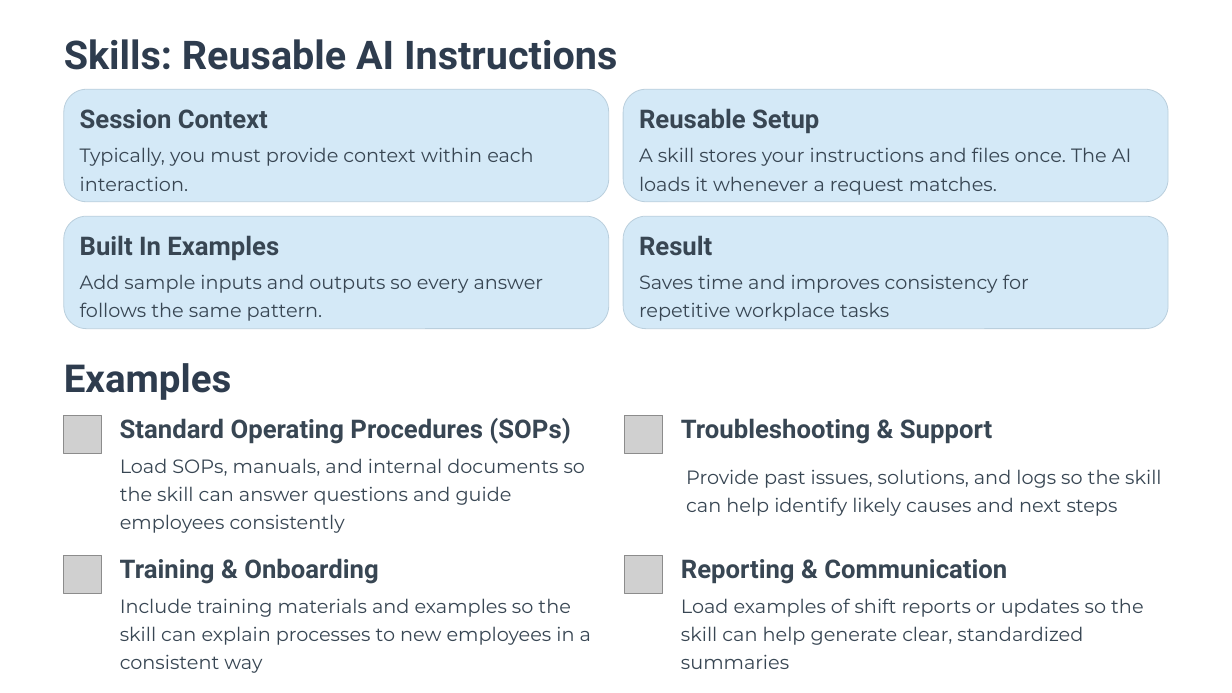
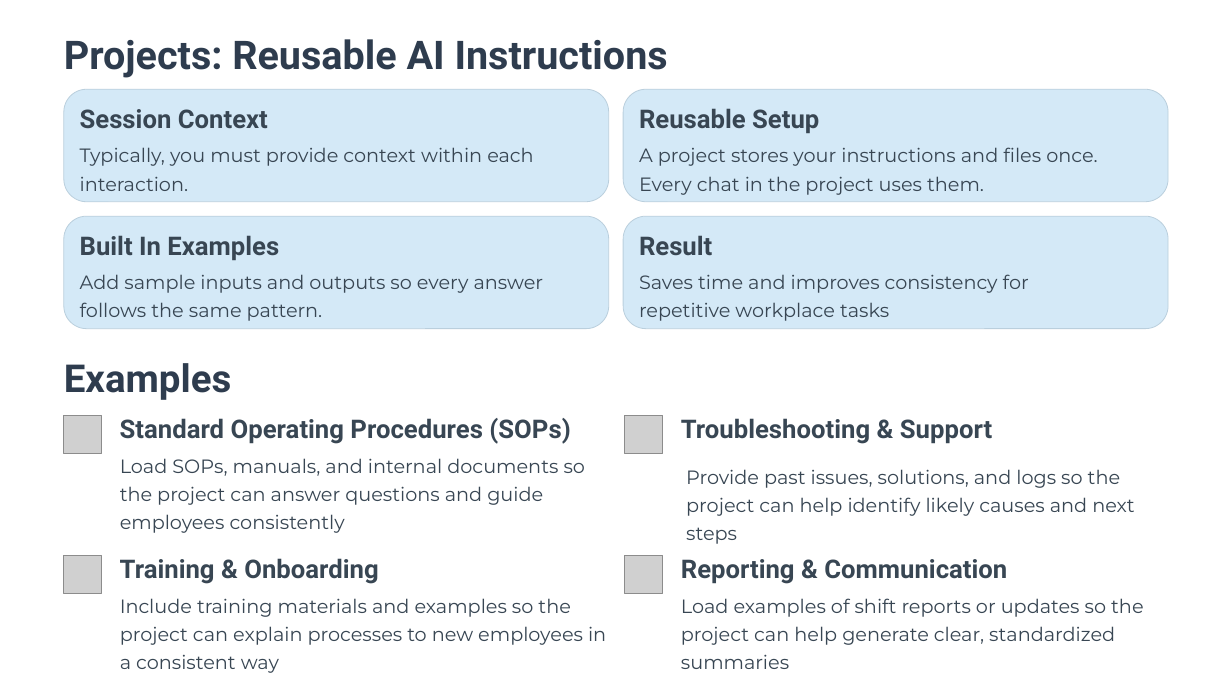
Before and after one commit to grcc-resendiz/ai-manufacturing-muskegon, a slide deck: slide 19 of instructor/Day1-Prompting-and-Skills.pptx. Drawn at 1232x693 pixels with LibreOffice and Linux fonts; fonts in the diff are those of the drawing; grey boxes stand for pictures; background and template pictures are left out. Boxes give left, top, right and bottom in pixels: in the first picture for what was removed or moved away, otherwise in the second. Text is boxed around its words. In the diff, an @@ line names an element or a change of style, - is before the commit and + after.

```diff
--- a/instructor/Day1-Prompting-and-Skills.pptx
+++ b/instructor/Day1-Prompting-and-Skills.pptx
@@ text at <box>64,39,668,78</box>: text changed @@
-Skills: Reusable AI Instructions
+Projects: Reusable AI Instructions
@@ text at <box>639,147,1097,195</box>: text changed @@
-A skill stores your instructions and files once. The AI loads it whenever a request matches.
+A project stores your instructions and files once. Every chat in the project uses them.
@@ text at <box>120,458,585,533</box>: text changed @@
-Load SOPs, manuals, and internal documents so the skill can answer questions and guide employees consistently
+Load SOPs, manuals, and internal documents so the project can answer questions and guide employees consistently
@@ text at <box>686,469,1134,516</box>: text changed @@
-Provide past issues, solutions, and logs so the skill can help identify likely causes and next steps
+Provide past issues, solutions, and logs so the project can help identify likely causes and next steps
@@ text at <box>120,598,606,673</box>: text changed @@
-Include training materials and examples so the skill can explain processes to new employees in a consistent way
+Include training materials and examples so the project can explain processes to new employees in a consistent way
@@ text at <box>681,598,1143,645</box>: text changed @@
-Load examples of shift reports or updates so the skill can help generate clear, standardized summaries
+Load examples of shift reports or updates so the project can help generate clear, standardized summaries
```
Also in this commit, not shown: 7 other slides changed, 1 slide added, 6 other files.
